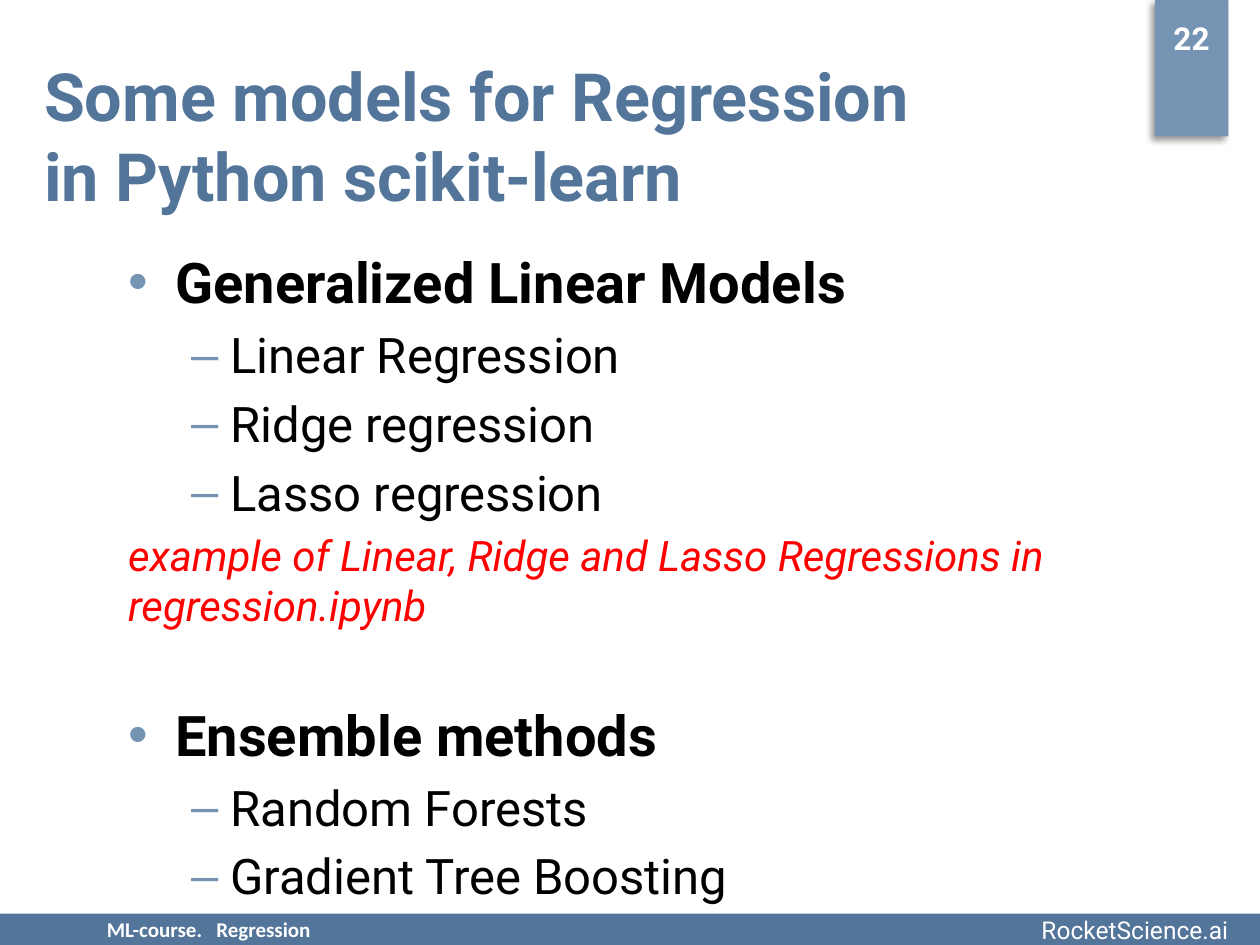
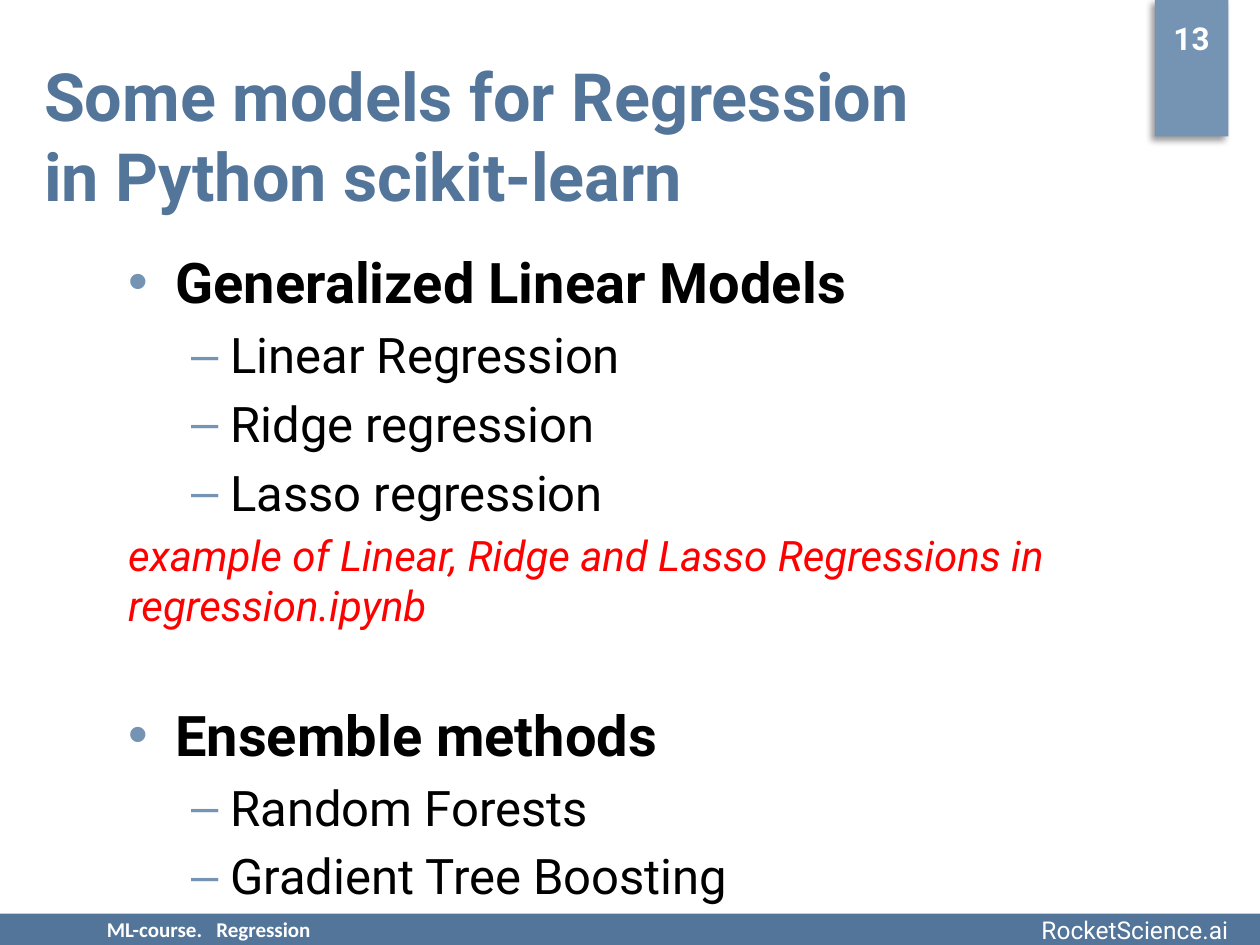
Before and after one commit to rjaffk/tensorby, a slide deck: slide 13 of lecture_regression/presentation/lecture_regression.pptx (slide 15 before the commit). Drawn at 1260x945 pixels with LibreOffice and Linux fonts; fonts in the diff are those of the drawing; background and template pictures are left out. Boxes give left, top, right and bottom in pixels: in the first picture for what was removed or moved away, otherwise in the second. Text is boxed around its words. In the diff, an @@ line names an element or a change of style, - is before the commit and + after.

```diff
--- a/lecture_regression/presentation/lecture_regression.pptx
+++ b/lecture_regression/presentation/lecture_regression.pptx
@@ text at bbox=[1173, 27, 1209, 50]: text changed @@
-22
+13
```
Also in this commit, not shown: 15 other slides changed, 1 other file.
